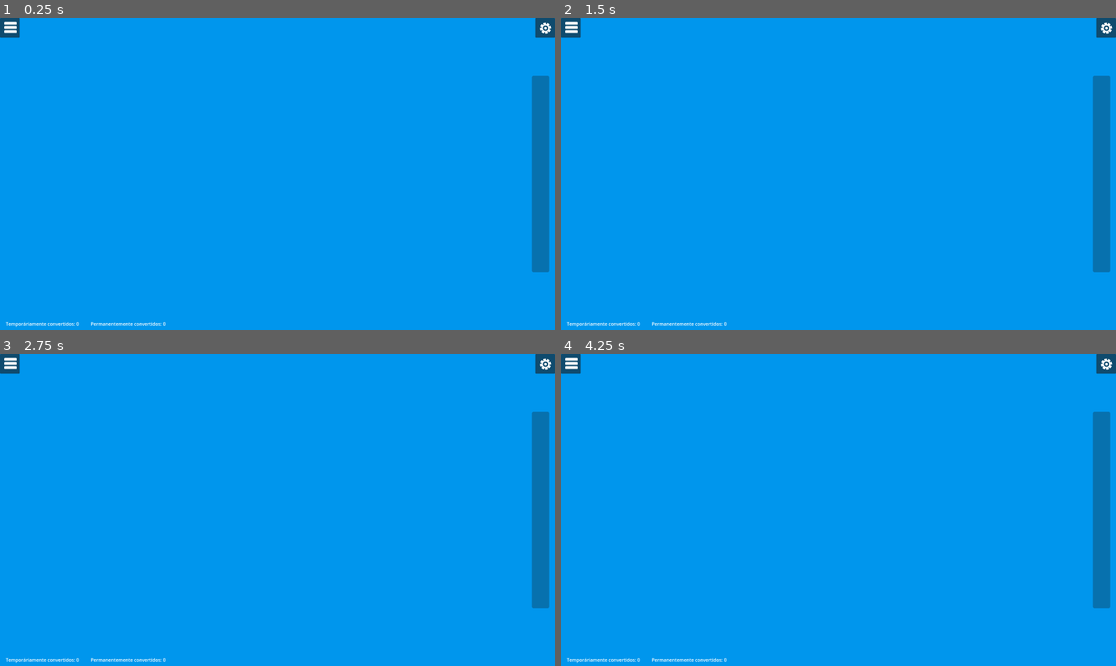
Above: before the commit, frames 1-4 (two rows, left to right).
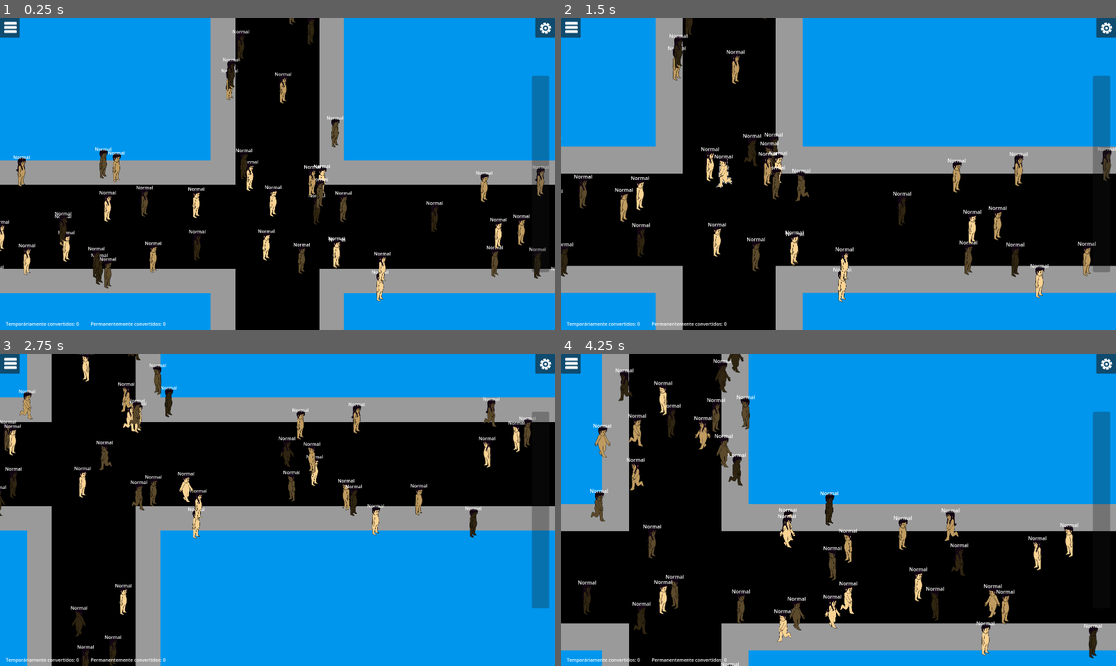
Above: after the commit, the same moments.

Repository: Harry32/PirateSoftwareGameJam
Game: Godot game, scene res://scenes/game.tscn
Two runs of this game, one before a commit and one after it. Both use one fixed random seed, a clock stepped at 60 frames per second and the inputs below.
Inputs (mouse positions are in pixels of both pictures, inside the frame that each line leads up to):
- Up to frame 1 (0.25 s): no input
- Up to frame 2 (1.5 s): move the mouse to (960, 158) at 0.52 s; press the mouse at (960, 158) at 0.53 s; hold D (Right) 0.53-1.28 s; move the mouse to (727, 189) at 1.27 s; release the mouse at (727, 189) at 1.28 s; hold S (Down) from 1.28 s (still down); tap Mouse wheel up (Zoom In) at 1.35 s
- Up to frame 3 (2.75 s): move the mouse to (333, 441) at 2.02 s; release S (Down) at 2.03 s; hold D (Right) from 2.03 s (still down); hold Mouse wheel down (Zoom Out) from 2.03 s (still down)
- Up to frame 4 (4.25 s): move the mouse to (810, 572) at 2.77 s; release D (Right) at 2.78 s; release Mouse wheel down (Zoom Out) at 2.78 s; hold W (Up) 2.78-3.53 s; click (810, 572) at 2.85 s; move the mouse to (1005, 556) at 3.52 s; hold A (Left) from 3.53 s (still down); hold Mouse wheel up (Zoom In) from 3.53 s (still down)

The runs differ from the first frame. In frame 1, 57% of the frame differs, in the area x 0-100%, y 0-100%; in frame 2, 61%; in frame 3, 57%; in frame 4, 61%.

Commit message:
adding parallelism

Diff:
--- a/scenes/city.tscn
+++ b/scenes/city.tscn
@@ -48,7 +48,7 @@
 [node name="UI" parent="." instance=ExtResource("3_qsgc8")]
 
 [node name="Camera2D" type="Camera2D" parent="."]
-position = Vector2(960, 540)
+position = Vector2(-658, 1587)
 position_smoothing_enabled = true
 script = ExtResource("3_r2yuu")
 
--- /dev/null
+++ b/scenes/emote.tscn
@@ -0,0 +1,72 @@
+[gd_scene load_steps=6 format=3 uid="uid://dij47tttxg8vk"]
+
+[ext_resource type="Texture2D" uid="uid://c7drnh83edekt" path="res://graphics/emotes/vector_style2.png" id="1_j1iwi"]
+[ext_resource type="Script" path="res://scripts/emote.gd" id="2_mlbx2"]
+
+[sub_resource type="Animation" id="Animation_ydxgn"]
+resource_name = "Appearing"
+length = 0.2
+tracks/0/type = "value"
+tracks/0/imported = false
+tracks/0/enabled = true
+tracks/0/path = NodePath(".:hframes")
+tracks/0/interp = 1
+tracks/0/loop_wrap = true
+tracks/0/keys = {
+"times": PackedFloat32Array(0),
+"transitions": PackedFloat32Array(1),
+"update": 1,
+"values": [6]
+}
+tracks/1/type = "value"
+tracks/1/imported = false
+tracks/1/enabled = true
+tracks/1/path = NodePath(".:vframes")
+tracks/1/interp = 1
+tracks/1/loop_wrap = true
+tracks/1/keys = {
+"times": PackedFloat32Array(0),
+"transitions": PackedFloat32Array(1),
+"update": 1,
+"values": [5]
+}
+tracks/2/type = "value"
+tracks/2/imported = false
+tracks/2/enabled = true
+tracks/2/path = NodePath(".:scale")
+tracks/2/interp = 1
+tracks/2/loop_wrap = true
+tracks/2/keys = {
+"times": PackedFloat32Array(0, 0.2),
+"transitions": PackedFloat32Array(1, 1),
+"update": 0,
+"values": [Vector2(0, 1), Vector2(1, 1)]
+}
+
+[sub_resource type="Animation" id="Animation_4em6w"]
+length = 0.001
+
+[sub_resource type="AnimationLibrary" id="AnimationLibrary_5kno5"]
+_data = {
+"Appearing": SubResource("Animation_ydxgn"),
+"RESET": SubResource("Animation_4em6w")
+}
+
+[node name="Emote" type="Sprite2D"]
+scale = Vector2(1e-05, 1)
+texture = ExtResource("1_j1iwi")
+hframes = 6
+vframes = 5
+frame = 26
+script = ExtResource("2_mlbx2")
+
+[node name="AnimationPlayer" type="AnimationPlayer" parent="."]
+libraries = {
+"": SubResource("AnimationLibrary_5kno5")
+}
+
+[node name="Timer" type="Timer" parent="."]
+wait_time = 2.0
+one_shot = true
+
+[connection signal="timeout" from="Timer" to="." method="_on_timer_timeout"]
--- a/scenes/person.tscn
+++ b/scenes/person.tscn
@@ -1,10 +1,13 @@
-[gd_scene load_steps=32 format=3 uid="uid://o33urjc3n8t4"]
+[gd_scene load_steps=31 format=3 uid="uid://o33urjc3n8t4"]
 
 [ext_resource type="Script" path="res://scripts/person.gd" id="1_xvrq1"]
 [ext_resource type="Shader" path="res://shaders/color_changer.gdshader" id="2_0ku03"]
-[ext_resource type="Texture2D" uid="uid://qk8hsfq1x4hp" path="res://graphics/people/Personagem.png" id="2_4a1ns"]
 [ext_resource type="Texture2D" uid="uid://d2vp1078mv7su" path="res://graphics/particles/symbol_01.png" id="2_h6mjv"]
+[ext_resource type="Texture2D" uid="uid://e7yl0hwlr22p" path="res://graphics/people/Person.png" id="3_nkvey"]
+[ext_resource type="Texture2D" uid="uid://bgacbhb75ple6" path="res://graphics/people/Faces.png" id="4_dv05q"]
 [ext_resource type="PackedScene" uid="uid://dakwgp04xy1km" path="res://scenes/control/state_machine.tscn" id="4_p4c0u"]
+[ext_resource type="Texture2D" uid="uid://bsdc80nrks0d0" path="res://graphics/people/Hair.png" id="5_0l0pt"]
+[ext_resource type="PackedScene" uid="uid://dij47tttxg8vk" path="res://scenes/emote.tscn" id="6_7ykx4"]
 [ext_resource type="Script" path="res://scripts/control/idle.gd" id="12_8ur6y"]
 [ext_resource type="Script" path="res://scripts/control/walking.gd" id="13_1pe2b"]
 [ext_resource type="Script" path="res://scripts/control/action.gd" id="14_s7jlf"]
@@ -19,49 +22,10 @@
 
 [sub_resource type="CircleShape2D" id="CircleShape2D_vtq0c"]
 
-[sub_resource type="ParticleProcessMaterial" id="ParticleProcessMaterial_vmftn"]
-lifetime_randomness = 0.4
-particle_flag_disable_z = true
-emission_shape = 1
-emission_sphere_radius = 1.0
-direction = Vector3(0, 0, 0)
-spread = 180.0
-initial_velocity_min = 150.0
-initial_velocity_max = 150.0
-gravity = Vector3(0, 0, 0)
-scale_min = 0.1
-scale_max = 0.3
-color = Color(0.937255, 0.486275, 0.501961, 1)
-
-[sub_resource type="Curve" id="Curve_t7s8j"]
-_data = [Vector2(0, 0), 0.0, 0.334719, 0, 0, Vector2(1, 1), 4.24615, 0.0, 0, 0]
-point_count = 2
-
-[sub_resource type="CurveTexture" id="CurveTexture_n3ry0"]
-width = 1080
-curve = SubResource("Curve_t7s8j")
-
-[sub_resource type="ParticleProcessMaterial" id="ParticleProcessMaterial_p1x72"]
-particle_flag_disable_z = true
-emission_shape_scale = Vector3(25, 1, 1)
-emission_shape = 3
-emission_box_extents = Vector3(1, 1, 1)
-direction = Vector3(0, -1, 0)
-initial_velocity_min = 150.0
-initial_velocity_max = 150.0
-gravity = Vector3(0, 0, 0)
-scale_min = 0.1
-scale_max = 0.3
-color = Color(0.937255, 0.486275, 0.501961, 1)
-turbulence_enabled = true
-turbulence_noise_strength = 10.0
-turbulence_influence_min = 0.302
-turbulence_influence_max = 0.302
-turbulence_influence_over_life = SubResource("CurveTexture_n3ry0")
-
 [sub_resource type="Animation" id="Animation_sbvn1"]
 resource_name = "Action"
 length = 2.0
+step = 0.5
 tracks/0/type = "method"
 tracks/0/imported = false
 tracks/0/enabled = true
@@ -95,10 +59,22 @@
 tracks/2/interp = 1
 tracks/2/loop_wrap = true
 tracks/2/keys = {
-"times": PackedFloat32Array(0),
-"transitions": PackedFloat32Array(1),
-"update": 1,
-"values": [0]
+"times": PackedFloat32Array(0, 0.5, 1, 1.5),
+"transitions": PackedFloat32Array(1, 1, 1, 1),
+"update": 1,
+"values": [4, 5, 4, 5]
+}
+tracks/3/type = "value"
+tracks/3/imported = false
+tracks/3/enabled = true
+tracks/3/path = NodePath("PersonSprite:vframes")
+tracks/3/interp = 1
+tracks/3/loop_wrap = true
+tracks/3/keys = {
+"times": PackedFloat32Array(0),
+"transitions": PackedFloat32Array(1),
+"update": 1,
+"values": [2]
 }
 
 [sub_resource type="Animation" id="Animation_am212"]
@@ -127,6 +103,18 @@
 "transitions": PackedFloat32Array(1),
 "update": 1,
 "values": [0]
+}
+tracks/2/type = "value"
+tracks/2/imported = false
+tracks/2/enabled = true
+tracks/2/path = NodePath("PersonSprite:vframes")
+tracks/2/interp = 1
+tracks/2/loop_wrap = true
+tracks/2/keys = {
+"times": PackedFloat32Array(0),
+"transitions": PackedFloat32Array(1),
+"update": 1,
+"values": [2]
 }
 
 [sub_resource type="Animation" id="Animation_7eity"]
@@ -172,6 +160,18 @@
 "update": 1,
 "values": [0, 1, 2, 3]
 }
+tracks/2/type = "value"
+tracks/2/imported = false
+tracks/2/enabled = true
+tracks/2/path = NodePath("PersonSprite:vframes")
+tracks/2/interp = 1
+tracks/2/loop_wrap = true
+tracks/2/keys = {
+"times": PackedFloat32Array(0),
+"transitions": PackedFloat32Array(1),
+"update": 1,
+"values": [2]
+}
 
 [sub_resource type="AnimationLibrary" id="AnimationLibrary_dttf4"]
 _data = {
@@ -228,9 +228,25 @@
 [node name="PersonSprite" type="Sprite2D" parent="."]
 material = SubResource("ShaderMaterial_smd44")
 scale = Vector2(0.4, 0.4)
-texture = ExtResource("2_4a1ns")
+texture = ExtResource("3_nkvey")
 flip_h = true
 hframes = 4
+vframes = 2
+
+[node name="FaceSprite" type="Sprite2D" parent="."]
+scale = Vector2(0.4, 0.4)
+texture = ExtResource("4_dv05q")
+flip_h = true
+hframes = 2
+
+[node name="HairSprite" type="Sprite2D" parent="."]
+scale = Vector2(0.4, 0.4)
+texture = ExtResource("5_0l0pt")
+flip_h = true
+hframes = 2
+
+[node name="Emote" parent="." instance=ExtResource("6_7ykx4")]
+position = Vector2(0, -67)
 
 [node name="EffectArea" type="Area2D" parent="."]
 
@@ -239,32 +255,36 @@
 scale = Vector2(15, 15)
 shape = SubResource("CircleShape2D_vtq0c")
 
-[node name="ActionParticles" type="GPUParticles2D" parent="EffectArea"]
-emitting = false
-amount = 100
-process_material = SubResource("ParticleProcessMaterial_vmftn")
-texture = ExtResource("2_h6mjv")
-lifetime = 0.9
-one_shot = true
-explosiveness = 0.7
-randomness = 0.5
-fixed_fps = 0
-
-[node name="EffectParticles" type="GPUParticles2D" parent="EffectArea"]
+[node name="EffectParticles" type="CPUParticles2D" parent="EffectArea"]
+process_thread_group = 2
+process_thread_group_order = 0
+process_thread_messages = 2
 position = Vector2(0, -29)
 emitting = false
 amount = 50
-process_material = SubResource("ParticleProcessMaterial_p1x72")
-texture = ExtResource("2_h6mjv")
 one_shot = true
 explosiveness = 0.29
 randomness = 0.7
+fixed_fps = 30
+draw_order = 1
+texture = ExtResource("2_h6mjv")
+emission_shape = 3
+emission_rect_extents = Vector2(1, 1)
+direction = Vector2(0, -1)
+gravity = Vector2(0, 0)
+initial_velocity_min = 150.0
+initial_velocity_max = 150.0
+scale_amount_min = 0.1
+scale_amount_max = 0.3
+color = Color(0.937255, 0.486275, 0.501961, 1)
 
 [node name="AnimationPlayer" type="AnimationPlayer" parent="."]
+process_thread_group = 2
+process_thread_group_order = 0
+process_thread_messages = 1
 libraries = {
 "": SubResource("AnimationLibrary_dttf4")
 }
-autoplay = "Idle"
 
 [node name="AnimationTree" type="AnimationTree" parent="."]
 libraries = {
@@ -310,6 +330,9 @@
 script = ExtResource("14_s7jlf")
 
 [node name="PersonNavigationAgent" type="NavigationAgent2D" parent="."]
+process_thread_group = 2
+process_thread_group_order = 0
+process_thread_messages = 2
 
 [connection signal="input_event" from="." to="." method="_on_input_event"]
 [connection signal="mouse_entered" from="." to="." method="_on_mouse_entered"]
--- /dev/null
+++ b/scripts/emote.gd
@@ -0,0 +1,31 @@
+extends Sprite2D
+
+
+var tween: Tween
+var emotes_array: Array[int] = [6, 7, 8, 12, 20, 25]
+var rng = RandomNumberGenerator.new()
+
+
+func show_emote():
+	tween = create_tween()
+
+	frame = emotes_array[rng.randi_range(0, emotes_array.size()-1)]
+
+	rotation = 0.78
+	$AnimationPlayer.play("Appearing")
+
+	tween.tween_property(self, "rotation", 0, 1).set_trans(Tween.TRANS_ELASTIC).set_ease(Tween.EASE_OUT)
+	$Timer.start()
+
+
+func hide_emote():
+	tween = create_tween()
+
+	rotation = 0.0
+	$AnimationPlayer.play_backwards("Appearing")
+
+	tween.tween_property(self, "rotation", 0.78, 1).set_trans(Tween.TRANS_ELASTIC).set_ease(Tween.EASE_OUT)
+
+
+func _on_timer_timeout():
+	hide_emote()
--- a/scripts/person.gd
+++ b/scripts/person.gd
@@ -2,6 +2,7 @@
 
 @export var aaa: Color = Color(0.1882, 0.1451, 0.0667, 1)
 @export var bbb: Color = Color(0.749, 0.6078, 0.3765, 1)
+
 
 var speed = 150.0
 var rng = RandomNumberGenerator.new()
@@ -18,8 +19,9 @@
 	$PersonNavigationAgent.target_position = position
 
 	$PersonSprite.material.set_shader_parameter("newColor", personColor)
+	$HairSprite.frame = rng.randi_range(0, 1)
 
-	StatsInformation.connect("change_stats",update_stats)
+	StatsInformation.connect("change_stats", update_stats)
 
 	$Timer.wait_time = rng.randf_range(0, 5)
 	$Timer.start()
@@ -39,18 +41,13 @@
 
 func update_facing_direction():
 	if direction != Vector2.ZERO:
-		$PersonSprite.flip_h = velocity.x > 0
+		var flip = velocity.x > 0
+		$PersonSprite.flip_h = flip
+		$FaceSprite.flip_h = flip
+		$HairSprite.flip_h = flip
 
 
 func get_new_target_position():
-	#var newX = rng.randf_range(walkableX0, walkableX1)
-	#var newY = rng.randf_range(walkableY0, walkableY1)
-	#var v1 = rng.randfn(0, 300)
-	#var v2 = rng.randfn(0, 300)
-	#
-	#var newX = clamp(position.x + v1, -6000, 6000)
-	#var newY = clamp(position.y + v2, -6000, 6000)
-
 	var selectedArea = rng.randi_range(0, meshAreas.size()-1)
 	var selectedRegion = rng.randi_range(1, 5)
 	var meshArea = meshAreas[selectedArea]
@@ -92,7 +89,7 @@
 
 
 func cause_effect():
-	$EffectArea/ActionParticles.emitting = true
+	$Emote.show_emote()
 
 	for person in closePeople:
 		person.add_effect(false)
@@ -128,7 +125,6 @@
 
 func _on_timer_timeout():
 	get_new_target_position()
-	#$Timer.start(rng.randf_range(0, 5))
 
 
 func _on_mouse_entered():
--- a/scripts/ui/shop_menu.gd
+++ b/scripts/ui/shop_menu.gd
@@ -13,7 +13,7 @@
 	%PointValueLabel.text = str(ProgressInformation.get_counter("Points"))
 
 
-func _process(delta):
+func _process(_delta):
 	%PointValueLabel.text = str(ProgressInformation.get_counter("Points"))
 
 	if ProgressInformation.get_counter("Points") > clickCost:
--- a/scripts/ui/stats_menu.gd
+++ b/scripts/ui/stats_menu.gd
@@ -1,13 +1,11 @@
 extends Node
 
 
-# Called when the node enters the scene tree for the first time.
 func _ready():
 	update_labels()
 
 
-# Called every frame. 'delta' is the elapsed time since the previous frame.
-func _process(delta):
+func _process(_delta):
 	update_labels()
 
 
Binary file added: graphics/emotes/vector_style2.png
Not shown, changed: graphics/emotes/vector_style2.png.import
Binary file removed: graphics/people/300x300.png
Binary file added: graphics/people/Faces.png
Not shown, added: graphics/people/Faces.png.import
Binary file added: graphics/people/Hair.png
Not shown, added: graphics/people/Hair.png.import
Binary file added: graphics/people/Person.png
Not shown, changed: graphics/people/Person.png.import
Binary file removed: graphics/people/Personagem.png
